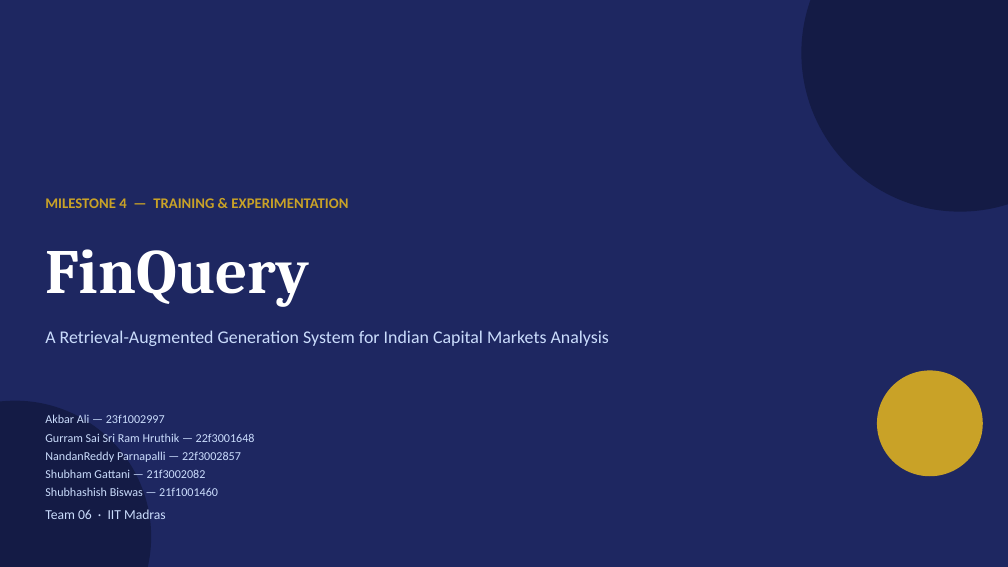
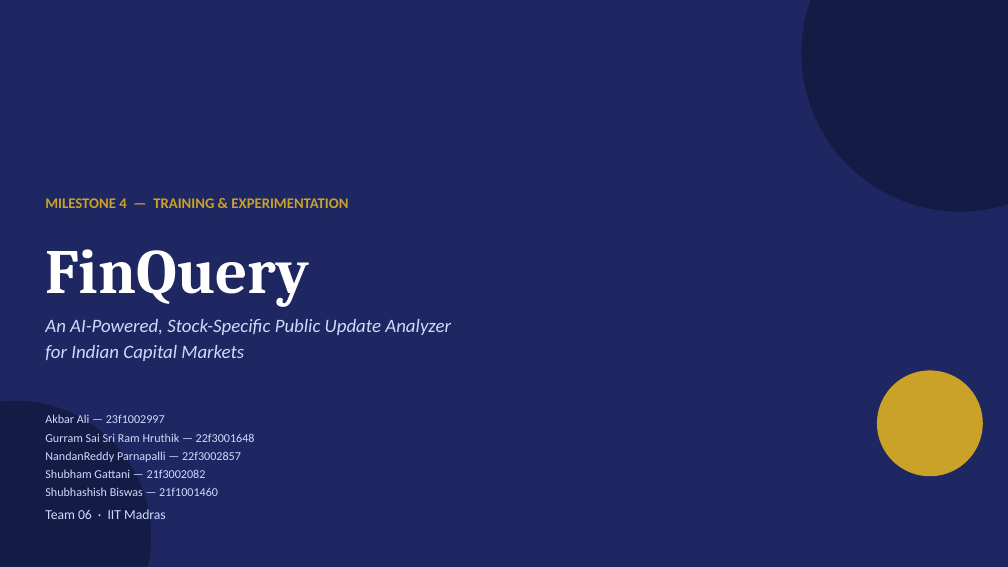
Before and after one commit to nandypi/Group-6-DS-and-AI-Lab-Project, a slide deck: slide 1 of Slides/DSAI_Team_6_Milestone4.pptx. Drawn at 1008x567 pixels with LibreOffice and Linux fonts; fonts in the diff are those of the drawing. Boxes give left, top, right and bottom in pixels: in the first picture for what was removed or moved away, otherwise in the second. Text is boxed around its words. In the diff, an @@ line names an element or a change of style, - is before the commit and + after.

```diff
--- a/Slides/DSAI_Team_6_Milestone4.pptx
+++ b/Slides/DSAI_Team_6_Milestone4.pptx
@@ text at (45,319,451,361): text changed; size 17 to 18 pt; italic on @@
-A Retrieval-Augmented Generation System for Indian Capital Markets Analysis
+An AI-Powered, Stock-Specific Public Update Analyzer
+for Indian Capital Markets
```
Also in this commit, not shown: 12 other slides changed, 3 slides added, 2 slides removed.
